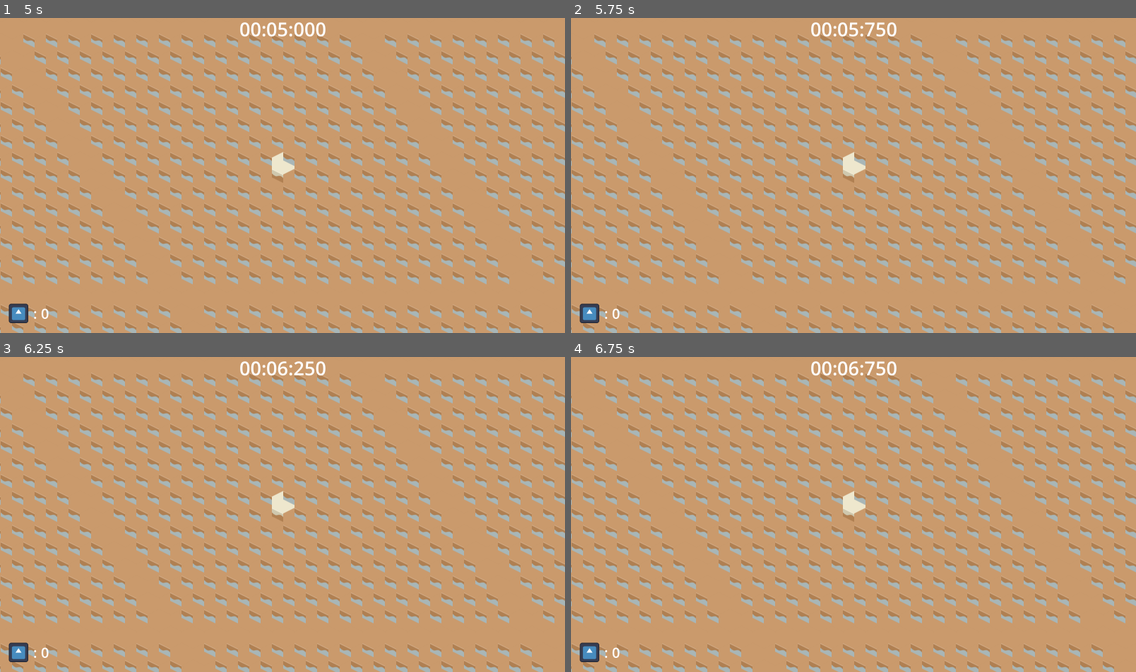
Above: before the commit, frames 1-4 (two rows, left to right).
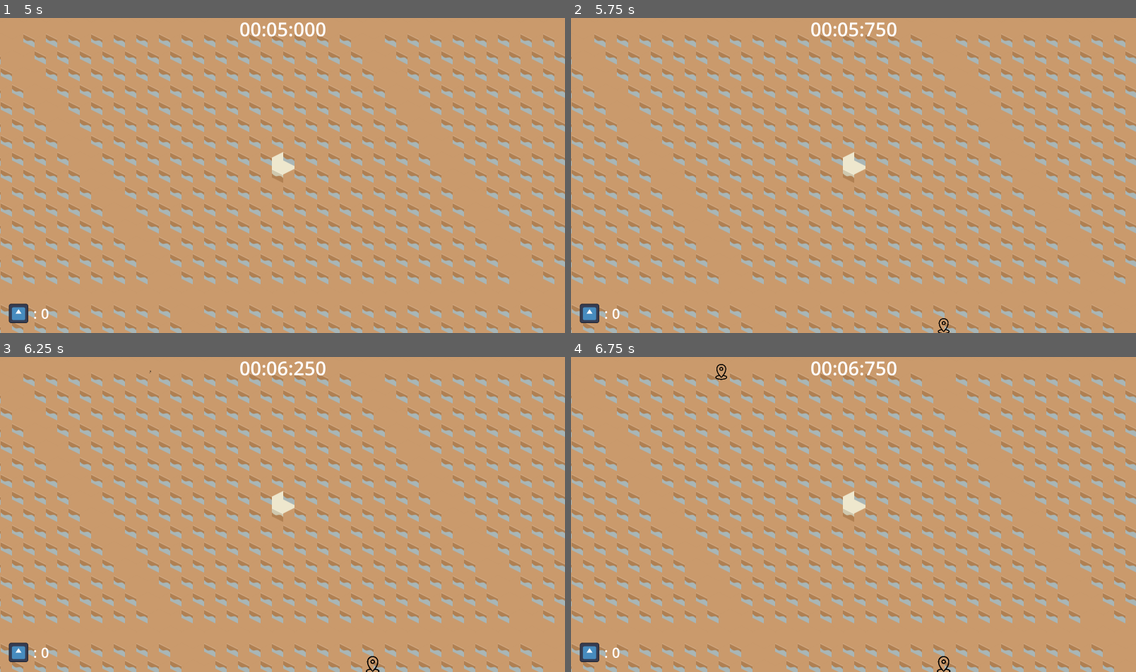
Above: after the commit, the same moments.

Repository: MarianPoirot/Gamejam-cellule
Game: Godot game, scene res://Scenes/main.tscn
Same seed, same stepped clock (60 frames per second), same inputs: the game is played once before the commit and once after it. The engine's default icon, where the game draws it, is replaced by a stand-in: a white triangle on a blue panel in a dark square.
Inputs (mouse positions are in pixels of both pictures, inside the frame that each line leads up to):
- Up to frame 1 (5 s): tap Enter at 0.5, 2, 3.5 s; move the mouse to (406, 159) at 0.52 s; click (406, 159) at 0.67 s; tap Space at 1.25, 2.75, 4.25 s; move the mouse to (169, 191) at 1.27 s; click (169, 191) at 1.42 s; move the mouse to (339, 106) at 2.02 s; click (339, 106) at 2.17 s; move the mouse to (254, 238) at 2.77 s; click (254, 238) at 2.92 s; move the mouse to (452, 222) at 3.52 s; click (452, 222) at 3.67 s; move the mouse to (113, 128) at 4.27 s; click (113, 128) at 4.42 s
- Up to frame 2 (5.75 s): move the mouse to (881, 175) at 5.02 s; click (881, 175) at 5.17 s
- Up to frame 3 (6.25 s): move the mouse to (197, 432) at 5.77 s; click (197, 432) at 5.92 s
- Up to frame 4 (6.75 s): move the mouse to (977, 498) at 6.52 s; click (977, 498) at 6.67 s

Frame 1 is identical in both runs. In frame 2, less than 0.1% of the frame differs, in the area x 64-67%, y 95-100%; in frame 3, less than 0.1%; in frame 4, 0.1%, in the area x 25-68%, y 2-100%.

Commit message:
Ajout spawn resourcepack

Diff:
--- /dev/null
+++ b/Scenes/Pin.tscn
@@ -0,0 +1,23 @@
+[gd_scene load_steps=4 format=3 uid="uid://x5ljwa6kpnlf"]
+
+[ext_resource type="Texture2D" uid="uid://db373u41a6swg" path="res://Assets/pin.png" id="1_2ikcg"]
+[ext_resource type="Script" path="res://Scripts/Pin.gd" id="2_jejfx"]
+
+[sub_resource type="CapsuleShape2D" id="CapsuleShape2D_cpcgd"]
+radius = 17.0
+height = 52.0
+
+[node name="Pin" type="Node2D"]
+z_index = 1
+script = ExtResource("2_jejfx")
+
+[node name="Sprite" type="Sprite2D" parent="."]
+scale = Vector2(1e-05, 1e-05)
+texture = ExtResource("1_2ikcg")
+
+[node name="StaticBody2D" type="Area2D" parent="."]
+
+[node name="CollisionShape2D" type="CollisionShape2D" parent="StaticBody2D"]
+shape = SubResource("CapsuleShape2D_cpcgd")
+
+[connection signal="input_event" from="StaticBody2D" to="." method="_on_static_body_2d_input_event"]
--- a/Scenes/main.tscn
+++ b/Scenes/main.tscn
@@ -20,3 +20,7 @@
 [node name="RunTimer" type="Timer" parent="."]
 
 [node name="InGame" parent="." instance=ExtResource("3_xv34q")]
+
+[node name="PinSpawn" type="Timer" parent="."]
+
+[connection signal="timeout" from="PinSpawn" to="." method="_spawnPin"]
--- a/Scripts/Map.gd
+++ b/Scripts/Map.gd
@@ -9,10 +9,6 @@
 	var cellPos : Vector2i = local_to_map(center)
 	set_cell(0, cellPos,0, productiveCellCoord)
 
-func _unhandled_input(event):
-	if(event is InputEventMouseButton and event.button_index == MOUSE_BUTTON_LEFT and event.is_pressed()):
-		var cellPos : Vector2i = local_to_map(get_global_mouse_position())
-
 func isProductiveCell() -> bool:
 	var textureCoord = get_cell_atlas_coords(0, local_to_map(get_local_mouse_position()))
 	return textureCoord == productiveCellCoord
--- /dev/null
+++ b/Scripts/Pin.gd
@@ -0,0 +1,13 @@
+extends Node2D
+
+signal getHit(pin)
+var _hover : bool = false
+
+func Spawn():
+	var tween = get_tree().create_tween()
+	tween.tween_property($Sprite, "scale", Vector2.ONE*0.1, 1).set_trans(Tween.TRANS_QUAD)
+
+
+func _on_static_body_2d_input_event(viewport, event, shape_idx):
+	if(event is InputEventMouseButton and event.button_index == MOUSE_BUTTON_LEFT and event.is_pressed()):
+		emit_signal("getHit", self)
--- a/Scripts/main.gd
+++ b/Scripts/main.gd
@@ -4,17 +4,39 @@
 
 var nbResource : int = 0
 
+var _pinScene : PackedScene = preload("res://Scenes/Pin.tscn")
+var rng : RandomNumberGenerator = RandomNumberGenerator.new()
+
 @onready
 var UI : InGameUI = $InGame
 @onready
 var _map : Map = $Map
+@onready
+var _pinTimer : Timer = $PinSpawn
 
 func _ready():
 	UI._startRun()
 	UI.updateResources(nbResource)
+	_pinTimer.start(rng.randi_range(1,5))
 
 func _unhandled_input(event):
 	if(event is InputEventMouseButton and event.button_index == MOUSE_BUTTON_LEFT and event.is_pressed()):
 		if(_map.isProductiveCell()):
-			nbResource+=1
-			UI.updateResources(nbResource)
+			IncreaseResource(1)
+
+
+func _spawnPin():
+	var entity : Node2D = _pinScene.instantiate()
+	entity.position = Vector2(rng.randf()*get_viewport().size.x, rng.randf()*get_viewport().size.y)
+	add_child(entity)
+	_pinTimer.start(rng.randi_range(1,5))
+	entity.Spawn()
+	entity.getHit.connect(HitBonus)
+
+func HitBonus(pin : Node2D):
+	pin.queue_free()
+	IncreaseResource(100)
+
+func IncreaseResource(nb : int):
+	nbResource+=nb
+	UI.updateResources(nbResource)
Binary file added: Assets/pin.png
Not shown, added: Assets/pin.png.import
